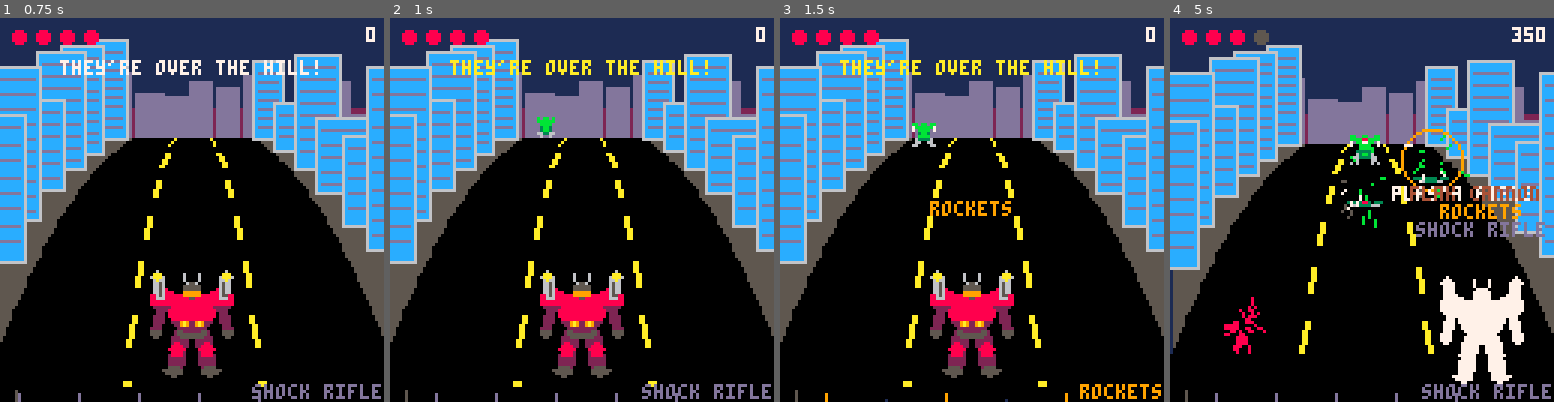
Above: before the commit, frames 1-4 (left to right).
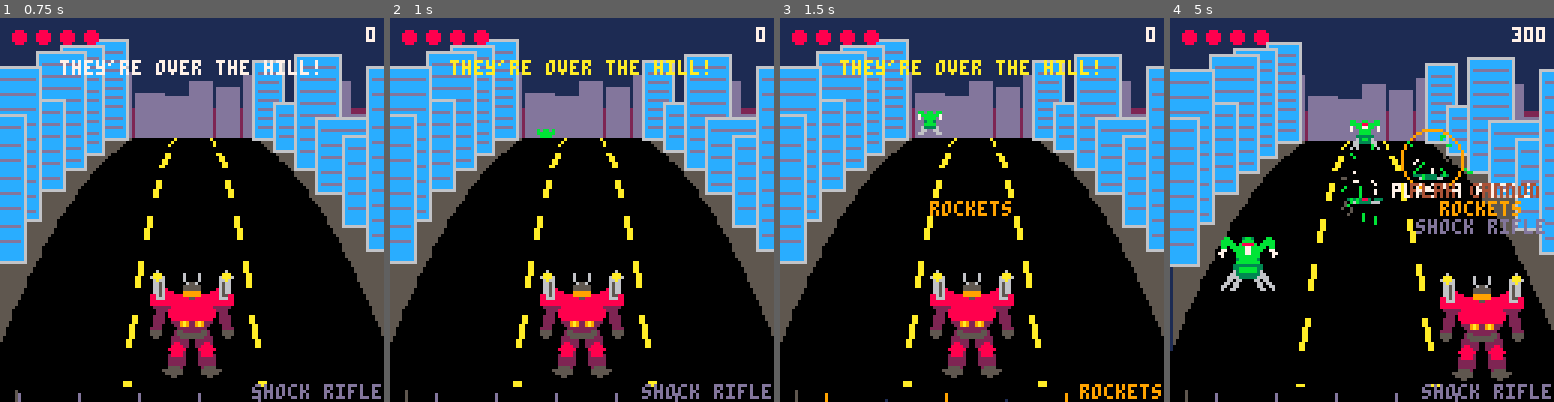
Above: after the commit, the same moments.

Repository: drachis/carts
Game: PICO-8 cartridge proj/crestbeat/crestbeat.p8
The game is run twice, just before and just after one commit, with the same random seed, the same clock (stepped at 60 frames per second) and the same inputs.
Inputs:
- Up to frame 1 (0.75 s): tap X (X key) at 0.33 s; tap O (Z key) at 0.7 s
- Up to frame 2 (1 s): no input
- Up to frame 3 (1.5 s): tap X (X key) at 1.07 s
- Up to frame 4 (5 s): hold Right 1.6-2.1 s; tap O (Z key) every 0.4 s from 1.7 to 4.9 s; tap X (X key) at 1.85, 2.97, 4.08 s; hold Right 2.47-3.03 s; hold Left 3.08-3.58 s; hold Down 3.63-3.97 s; hold Right 4.02-4.68 s

Frame 1 is identical in both runs. In frame 2, 0.2% of the frame differs, in the area x 38-43%, y 25-32%; in frame 3, 0.4%; in frame 4, 19%, in the area x 0-100%, y 3-97%.

Commit message:
crestbeat-smooth: the hard beats smoothed out, as the user asked. Walkers surge on each beat and ease off between (beats - 0.12*sin(beats), which is exactly the old place on every whole beat, so the plans hold), weavers sweep along a cosine, the golden alien glides and can be shot from either street while it straddles two, knockback is a spring, and enemies move before the guns fire. Margins: hill 7, crest 3. 5737 tokens
Co-Authored-By: Claude Opus 5.5 <noreply@anthropic.com>

Diff:
--- a/proj/crestbeat/aliens.lua
+++ b/proj/crestbeat/aliens.lua
@@ -1,27 +1,27 @@
 function send_alien(lane,beat,kind)
  kind=kind or kinds[1]
  local dir=lane<0 and 1 or -1
- add(aliens,setmetatable({lane=lane,first=lane,pos=lane,start=-2*dir,dir=dir,born=beat,hp=kind.bars*8,flash=0,t=-1},kind))
+ add(aliens,setmetatable({lane=lane,first=lane,pos=lane,start=-2.125*dir,dir=dir,born=beat,hp=kind.bars*8,flash=0,t=-1,knock=0},kind))
 end
 
 function update_aliens()
  for alien in all(aliens) do
-  local beats=(clock-alien.born)/(alien.track or 1)
-  local whole=flr(beats)
-  alien.hop=beats-whole
-  local step=whole+min(1,alien.hop*3)
+  local push=alien.knock/4
+  alien.born+=push
+  alien.knock-=push
+  local beats=clock-alien.born
+  alien.hop=beats%1
   alien.flash=max(alien.flash-1)
   if alien.track then
-   alien.t,alien.pos=alien.depth,alien.start+alien.dir*step
-   alien.lane=flr(alien.pos+0.5)
+   alien.t,alien.pos=alien.depth,alien.start+alien.dir*beats/alien.track
   else
+   local step=beats-surge*sin(beats)
    alien.t=(step-1)/alien.walk
    if alien.weave then
-    local turn=step/alien.weave+alien.first+1
-    alien.pos=weave_lane(turn)+(weave_lane(turn+1)-weave_lane(turn))*(turn%1)
-    alien.lane=flr(alien.pos+0.5)
+    alien.pos=-cos((step/alien.weave+alien.first+1)/4)
    end
   end
+  alien.lane=flr(alien.pos+0.5)
   if alien.t>=1 or alien.pos*alien.dir>1.6 then
    del(aliens,alien)
    if alien.bonus>0 then
@@ -34,14 +34,10 @@
  sort_by_t(aliens)
 end
 
-function weave_lane(turn)
- return ({-1,0,1,0})[flr(turn)%4+1]
-end
-
 function front_alien(lane)
  local front
  for alien in all(aliens) do
-  if alien.lane==lane and alien.t>-0.05 then front=alien end
+  if alien.t>-0.05 and (alien.lane==lane or alien.track and abs(alien.pos-lane)<straddle) then front=alien end
  end
  return front
 end
@@ -58,7 +54,7 @@
   return
  end
  alien.hp-=amount
- if not alien.track then alien.born+=amount*knock_per_damage*judgement.knock end
+ if not alien.track then alien.knock+=amount*knock_per_damage*judgement.knock end
  local x,y,scale=alien_centre(alien)
  burst(x,y,4,judgement.colour,2)
  if alien.hp<0.01 then
@@ -116,12 +112,12 @@
   if (alien.t<0)==behind then
    local x,y,scale=project(alien.pos,alien.t)
    local size=24*scale*alien.size
-   local lift=alien.hop<0.34 and sin(alien.hop*1.5)*6*scale or 0
+   local lift=(cos(alien.hop)-1)*2*scale
    kind_colours(alien)
    if alien.flash>0 then
     for colour=1,15 do pal(colour,7) end
    end
-   local frame=alien.hop<0.34 and 1 or 0
+   local frame=alien.hop<0.5 and 1 or 0
    if alien.sprite>0 then
     local width,sx,sy=swarm_sprite(size,civilian_sprites)
     sspr(sx,sy,width,width,x-width/2,y-width-frame,width,width)
--- a/proj/crestbeat/data.lua
+++ b/proj/crestbeat/data.lua
@@ -39,6 +39,8 @@
 start_gun=2
 bell_bonus=200
 idle_beats=4
+surge=0.12
+straddle=0.7
 payout_rest=24
 row_frames=10
 count_frames=8
--- a/proj/crestbeat/levels.lua
+++ b/proj/crestbeat/levels.lua
@@ -1,12 +1,12 @@
 stages=parse_table[[
 name,chart,plan,golden,gold_cost,bars,colour,crown,fly,heal,tickets,margin,title
-hill,1.2.3.2....z....3.1..4......,..11223322........33111111..,..11223322..1111222233111111,0,,,,,,1,6,they're over the hill!
+hill,1.2.3.2...z.....3.1..4.......,..11223322........33111111...,..11223322...1111222233111111,0,,,,,,1,7,they're over the hill!
 climb,........,........,,,,,,1,,,,up the hill!
 titan,..q.w.e.wsq.e.w.q.e.,..112233221133221133,..122332221133221133,0,4,3,,,,2,8,titan! shoot its hot spots
-streets,1.3.1.3k2...4l2...1c1.3.3........,....1133113322111122..11113333...,....11331133221111223333222213333,2,,,,,1,2,4,run for it!
+streets,1.3.1.3k2...4l2....c1.1.3.3........,....1133113322111122....11113333...,....1133113322111122..3333222213333,2,,,,,1,2,4,run for it!
 climb,........,........,,,,,,1,,,,to the crest!
 behemoth,..w3q..2edq..1wse...qaw.e.,..221133331122223311112233,..211333311122223311112233,0,4,13,,,,3,2,a behemoth!
-crest,2.1.3.....8.1.r.2l3.3...z........,......2211332222221122223333.....,......221133222222112222311112222,2,,,,,,3,2,they keep coming!
+crest,2.1.3.....8.1.r.2l3.3.z..........,......2211332222221121223333.....,......221133222222112122311112222,2,,,,,,3,3,they keep coming!
 climb,........,........,,,,,,1,,,,the hive queen awaits
-queen,.3q.w..1edw..tq.ed.3wsq..1edw...qae.,..1122333322111133212211333322111133,..1223333222111133212211333322111133,0,6,14,1,,1,4,1,the hive queen!
+queen,.3q.w..1edw..tq.ed.3wsq..1edw...qae.,..1122333322111133112211333322111133,..1223333222111133112211333322111133,0,6,14,1,,1,4,1,the hive queen!
 ]]
--- a/proj/crestbeat/main.lua
+++ b/proj/crestbeat/main.lua
@@ -115,8 +115,8 @@
  crest_y+=((titan and not titan.dead and titan_horizon or horizon)-crest_y)*0.08
  banner_life=max(banner_life-1)
  update_city()
+ update_aliens()
  update_robot()
- update_aliens()
  if titan then update_titan() end
  if robot.hp<=0 then
   finish("lost")
--- a/proj/crestbeat/tests/test_rhythm.lua
+++ b/proj/crestbeat/tests/test_rhythm.lua
@@ -48,7 +48,7 @@
  local name=armed(2,{0})
  step_to(4.01)
  check(name.." hits the alien in its street on the beat",aliens[1].hp==alien_hp-2,"hp "..aliens[1].hp)
- check("and knocks it back up the hill",aliens[1].born>0,"born "..aliens[1].born)
+ check("and knocks it back up the hill",aliens[1].born+aliens[1].knock>0,"born "..aliens[1].born..", knock "..aliens[1].knock)
 
  armed(2,{0},1)
  step_to(4.01)
@@ -97,12 +97,13 @@
 
  reset("play")
  send_alien(1,0,kinds.gold)
- clock=12
- update_aliens()
- local stayed=#aliens
- clock=13
- update_aliens()
- check("a golden alien stays on screen for 12 beats",stayed==1 and #aliens==0,stayed.." at beat 12, "..#aliens.." at 13")
+ local on_streets=0
+ for beat=0,20 do
+  clock=beat
+  update_aliens()
+  if aliens[1] and abs(aliens[1].lane)<=1 then on_streets+=1 end
+ end
+ check("a golden alien is on the streets for 12 beats",on_streets==12 and #aliens==0,on_streets.." beats")
  check("and getting away costs nothing",robot.hp==max_hp,"hp "..robot.hp)
  for kind in all(kinds) do
   if not kind.penalty then
@@ -159,12 +160,15 @@
  reset("play")
  send_alien(-1,0,kinds.gold)
  local streets=""
- for beat=2,10,kinds.gold.track do
+ for beat=4,12,kinds.gold.track do
   clock=beat
   update_aliens()
   streets..=aliens[1].lane.." "
  end
  check("a golden alien crosses the streets halfway up the hill",streets=="-1 0 1 " and aliens[1].t==kinds.gold.depth,"streets "..streets.."at depth "..aliens[1].t)
+ clock=6.5
+ update_aliens()
+ check("straddling two streets it can be shot from either",front_alien(-1)==aliens[1] and front_alien(0)==aliens[1] and front_alien(1)==nil,"at "..aliens[1].pos)
  reset("play")
  send_alien(-1,0,kinds.gold)
  send_alien(0,-2)
@@ -199,7 +203,7 @@
 
  reset("play")
  send_alien(0,0)
- send_alien(0,2.5,kinds.civilian)
+ send_alien(0,2.2,kinds.civilian)
  score,robot.lane,clock=100,1,5.9
  equip(2)
  step_to(6.01)
@@ -288,7 +292,7 @@
  start_stage(#stages)
  titan.rise=1
  clock=10
- send_alien(0,10-0.253)
+ send_alien(0,10-0.85)
  update_aliens()
  game_draw()
  local rising=0
--- a/proj/crestbeat/tests/test_stage.lua
+++ b/proj/crestbeat/tests/test_stage.lua
@@ -35,7 +35,19 @@
   printh("error: stage "..first_stage.."'s survival margin is "..survive..", designed "..wanted)
  end
  if stages[first_stage].golden then
+  local real_update=_update_game
+  _update_game=function()
+   local before=flr(clock)
+   real_update()
+   if flr(clock)!=before and trace_gold then
+    local front=target_in(robot.lane)
+    for alien in all(aliens) do
+     if alien.bonus>0 then printh("beat "..(flr(clock)-stage_beat).." robot "..robot.lane.." front "..(front and (front.bonus>0 and "gold" or front.name) or "none").." gold in "..alien.lane.." hp "..alien.hp) end
+    end
+   end
+  end
   local lost,prizes,earned=play_stage(first_stage,0,true)
+  _update_game=real_update
   local prize=stages[first_stage].bars and "bell" or "golden alien"
   printh("stage "..first_stage.." "..prize.." route: gets "..prizes.." "..prize.." for "..lost.." hearts (designed at most "..stages[first_stage].gold_cost.."), "..earned.." tickets")
   if prizes!=1 then printh("error: the "..prize.." route missed its "..prize) end
Not shown, changed: proj/crestbeat/DESIGN.md
Not shown, changed: proj/crestbeat/notes/aliens.md
